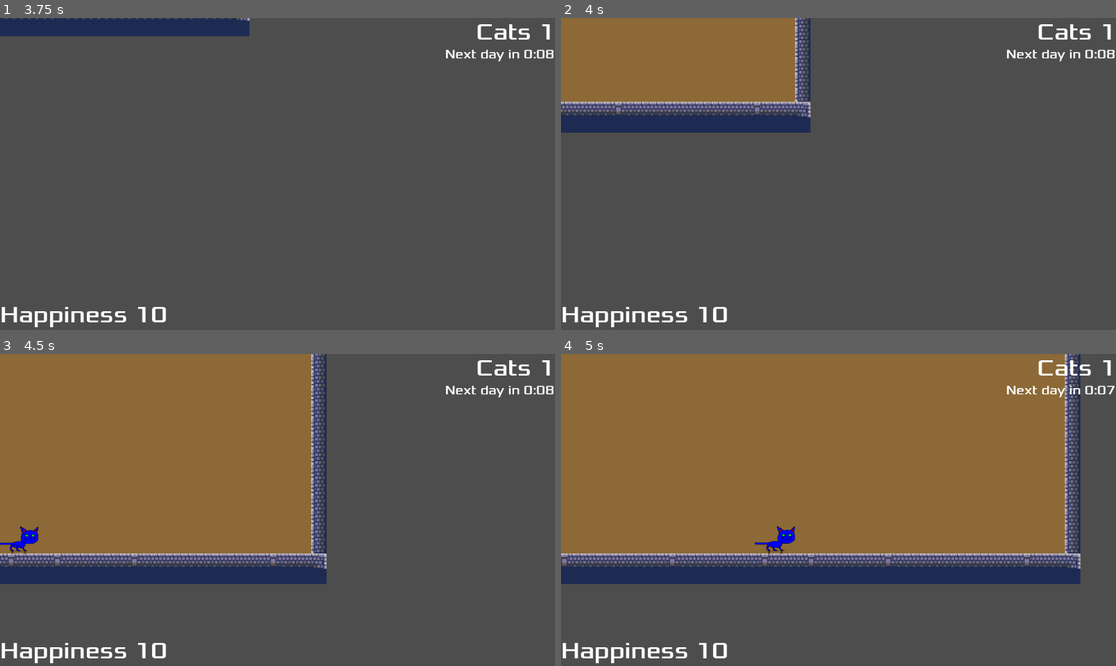
Above: before the commit, frames 1-4 (two rows, left to right).
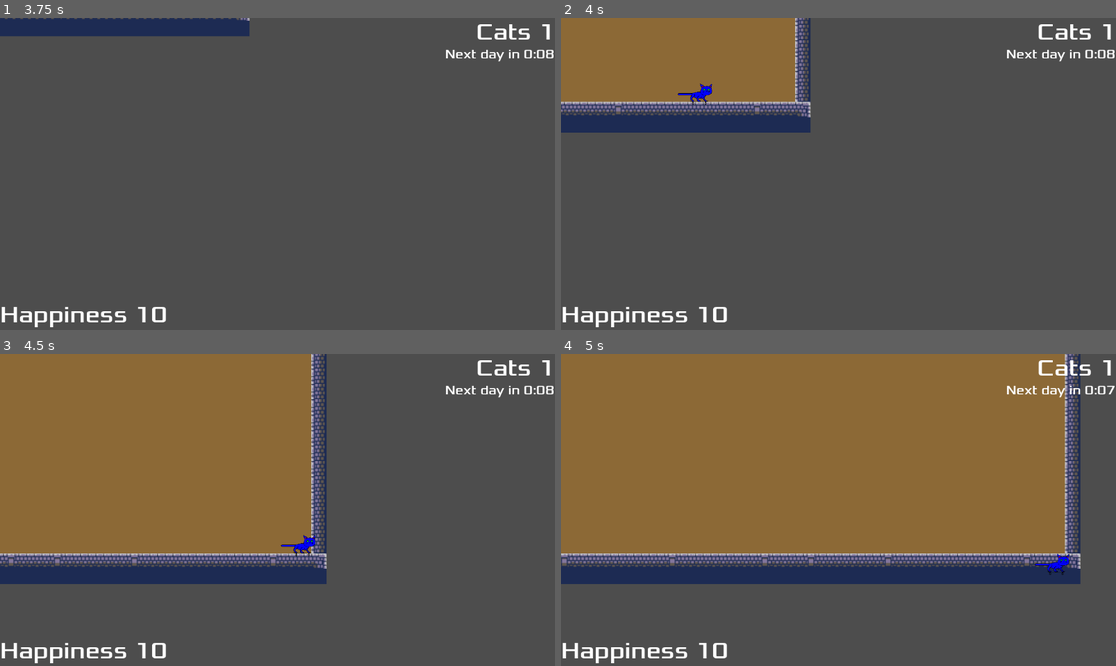
Above: after the commit, the same moments.

Repository: lfatton/UpsiJam22
Game: Godot game, scene res://Main.tscn
The game is run twice, just before and just after one commit, with the same random seed, the same clock (stepped at 60 frames per second) and the same inputs.
Inputs:
- Up to frame 1 (3.75 s): click "Play" at 0.5 s; tap Enter at 1.25 s; hold D (move_right) 1.28-2.03 s; hold S (move_down) 2.03-2.78 s; hold D (move_right) 2.78-3.53 s; tap Space at 3.5 s; hold W (move_up) from 3.53 s (still down)
- Up to frame 2 (4 s): keep holding W (move_up)
- Up to frame 3 (4.5 s): release W (move_up) at 4.28 s; hold A (move_left) from 4.28 s (still down)
- Up to frame 4 (5 s): keep holding A (move_left)

Frame 1 is identical in both runs. In frame 2, 0.2% of the frame differs, in the area x 21-28%, y 20-28%; in frame 3, 0.4%, in the area x 0-57%, y 55-65%; in frame 4, 0.4%.

Commit message:
clean up a bit

Diff:
--- a/Camera.gd
+++ b/Camera.gd
@@ -1,16 +1,13 @@
 extends Camera2D
-
 
 @export var speed = 400
 var screen_size
 
 
-# Called when the node enters the scene tree for the first time.
 func _ready():
 	screen_size = get_viewport_rect().size
 
 
-# Called every frame. 'delta' is the elapsed time since the previous frame.
 func _process(delta):
 	var velocity = Vector2.ZERO # The player's movement vector.
 	if Input.is_action_pressed("move_right"):
--- a/Main.gd
+++ b/Main.gd
@@ -9,6 +9,7 @@
 # Called when the node enters the scene tree for the first time.
 func _ready():
 	randomize()
+	new_game()
 
 
 # Called every frame. 'delta' is the elapsed time since the previous frame.
@@ -57,7 +58,6 @@
 	gameStarted = true
 
 
-
 func _on_day_timer_timeout():
 	day += 1
 	$Camera/HUD.update_day(day)
--- a/Move.gd
+++ /dev/null
@@ -1,25 +0,0 @@
-extends Node
-
-var time_between_moves: float = 2.0
-var time_since_last_move: float = 0
-var speed: float = 0
-var velocity: Vector2 = Vector2(0, 0)
-
-# Called when the node enters the scene tree for the first time.
-func _ready():
-	pass # Replace with function body.
-
-# Called every frame. 'delta' is the elapsed time since the previous frame.
-func _process(delta):
-	time_since_last_move += delta
-	if (time_between_moves <= time_since_last_move):
-		time_since_last_move = 0
-		time_between_moves = randf_range(1, 5)
-		speed = randf_range(-10, 10)
-		velocity = Vector2(300 * speed * delta, 1)
-		if (velocity.x < 0):
-			get_parent().scale.x = -1
-		else:
-			get_parent().scale.x = 1
-	if (velocity.x != 0 && velocity.y != 0):
-		get_parent().move_and_collide(velocity)
--- a/Move.tscn
+++ /dev/null
@@ -1,6 +0,0 @@
-[gd_scene load_steps=2 format=3 uid="uid://c3beg3kt3gxen"]
-
-[ext_resource type="Script" path="res://Move.gd" id="1_qk2tt"]
-
-[node name="Move" type="Node"]
-script = ExtResource("1_qk2tt")
--- a/scenes/Chat.tscn
+++ b/scenes/Chat.tscn
@@ -1,10 +1,11 @@
-[gd_scene load_steps=7 format=3 uid="uid://gjpgn3u26ki3"]
+[gd_scene load_steps=8 format=3 uid="uid://cpkac8ow1w2gv"]
 
 [ext_resource type="Texture2D" uid="uid://dkar4af6llerx" path="res://assets/sprites/chat/head.png" id="1_0uheg"]
 [ext_resource type="Script" path="res://scripts/Chat.gd" id="1_crp2f"]
-[ext_resource type="PackedScene" uid="uid://c3beg3kt3gxen" path="res://Move.tscn" id="2_3h5l1"]
+[ext_resource type="PackedScene" uid="uid://fncaisomtnof" path="res://scenes/actions/Move.tscn" id="2_77v3p"]
 [ext_resource type="Texture2D" uid="uid://tbxtl1hht4o1" path="res://assets/sprites/chat/better-body.png" id="2_hysq4"]
 [ext_resource type="Texture2D" uid="uid://ct51b31ofa0aq" path="res://assets/sprites/chat/tail.png" id="3_1crbh"]
+[ext_resource type="PackedScene" uid="uid://dusx2d14ehw6t" path="res://scenes/actions/Idle.tscn" id="3_pvcdq"]
 
 [sub_resource type="RectangleShape2D" id="RectangleShape2D_1sglf"]
 size = Vector2(18, 13.5)
@@ -13,24 +14,25 @@
 mass = 8.68
 lock_rotation = true
 script = ExtResource("1_crp2f")
-move_scene = ExtResource("2_3h5l1")
+move_scene = ExtResource("2_77v3p")
+idle_scene = ExtResource("3_pvcdq")
 
 [node name="CollisionShape2D" type="CollisionShape2D" parent="."]
 shape = SubResource("RectangleShape2D_1sglf")
+debug_color = Color(1, 0.345098, 0.721569, 0.419608)
 
-[node name="Head" type="Sprite2D" parent="."]
-position = Vector2(11.6, -12.4)
-scale = Vector2(0.3, 0.3)
-texture = ExtResource("1_0uheg")
+[node name="Tail" type="Sprite2D" parent="."]
+position = Vector2(-16, 0)
+rotation = 3.14159
+scale = Vector2(0.3, -0.3)
+texture = ExtResource("3_1crbh")
 
 [node name="Body" type="Sprite2D" parent="."]
-position = Vector2(0.600002, -2.39999)
 rotation = 3.14159
 scale = Vector2(0.3, -0.3)
 texture = ExtResource("2_hysq4")
 
-[node name="Tail" type="Sprite2D" parent="."]
-position = Vector2(-14.4, -2.40002)
-rotation = 3.14159
-scale = Vector2(0.3, -0.3)
-texture = ExtResource("3_1crbh")
+[node name="Head" type="Sprite2D" parent="."]
+position = Vector2(7, -6)
+scale = Vector2(0.2, 0.2)
+texture = ExtResource("1_0uheg")
--- /dev/null
+++ b/scenes/actions/Move.tscn
@@ -0,0 +1,6 @@
+[gd_scene load_steps=2 format=3 uid="uid://fncaisomtnof"]
+
+[ext_resource type="Script" path="res://scripts/actions/Move.gd" id="1_b1jnm"]
+
+[node name="Move" type="Node"]
+script = ExtResource("1_b1jnm")
--- a/scenes/world/world1.tscn
+++ b/scenes/world/world1.tscn
@@ -1,6 +1,6 @@
 [gd_scene load_steps=4 format=3 uid="uid://bup6fufkddi7v"]
 
-[ext_resource type="Texture2D" uid="uid://b80y73vdy2tfc" path="res://assets/Stronghold_Terrain_Tileset.png" id="1_atlbl"]
+[ext_resource type="Texture2D" uid="uid://b80y73vdy2tfc" path="res://assets/sprites/Stronghold_Terrain_Tileset.png" id="1_atlbl"]
 
 [sub_resource type="TileSetAtlasSource" id="TileSetAtlasSource_ymu3k"]
 texture = ExtResource("1_atlbl")
--- a/scripts/Chat.gd
+++ b/scripts/Chat.gd
@@ -1,11 +1,11 @@
 extends RigidBody2D
 
 @export var move_scene: PackedScene
+@export var idle_scene: PackedScene
 
 var happiness: int = 10
 
 
-# Called when the node enters the scene tree for the first time.
 func _ready():
-	var move_action = move_scene.instantiate()
-	add_child(move_action)
+	add_child(move_scene.instantiate())
+	add_child(idle_scene.instantiate())
--- a/scripts/actions/Idle.gd
+++ b/scripts/actions/Idle.gd
@@ -1,24 +1,7 @@
 extends Node
 
-var time_between_moves: float = 2.0
-var time_since_last_move: float = 0
-var speed: float = 0
-var velocity: Vector2 = Vector2(0, 0)
+var gravity: Vector2 = Vector2(0, 981)
 
-# Called when the node enters the scene tree for the first time.
+
 func _ready():
-	pass
-
-# Called every frame. 'delta' is the elapsed time since the previous frame.
-func _process(delta):
-	time_since_last_move += delta
-	if (time_between_moves <= time_since_last_move):
-		time_since_last_move = 0
-		time_between_moves = randf_range(1, 5)
-		speed = randf_range(-3000, 3000)
-		velocity = Vector2(speed, 0)
-		print(velocity, time_between_moves)
-	move()
-
-func move():
-	get_parent().add_constant_central_force(velocity)
+	get_parent().add_constant_central_force(gravity)
--- /dev/null
+++ b/scripts/actions/Move.gd
@@ -0,0 +1,23 @@
+extends Node
+
+var time_between_moves: float = 0.2
+var time_since_last_move: float = 0
+var velocity: Vector2 = Vector2(0, 0)
+
+
+func _process(delta):
+	time_since_last_move += delta
+
+	if (time_between_moves <= time_since_last_move):
+		time_since_last_move = 0
+		time_between_moves = randf_range(1, 5)
+		velocity = Vector2(randf_range(300, 300) * delta, 0)
+
+		if (velocity.x < 0):
+			get_parent().scale.x = -1
+		else:
+			get_parent().scale.x = 1
+
+
+func _physics_process(delta):
+	get_parent().move_and_collide(velocity)
Not shown: 1 places in Main.tscn that only renumber resources
